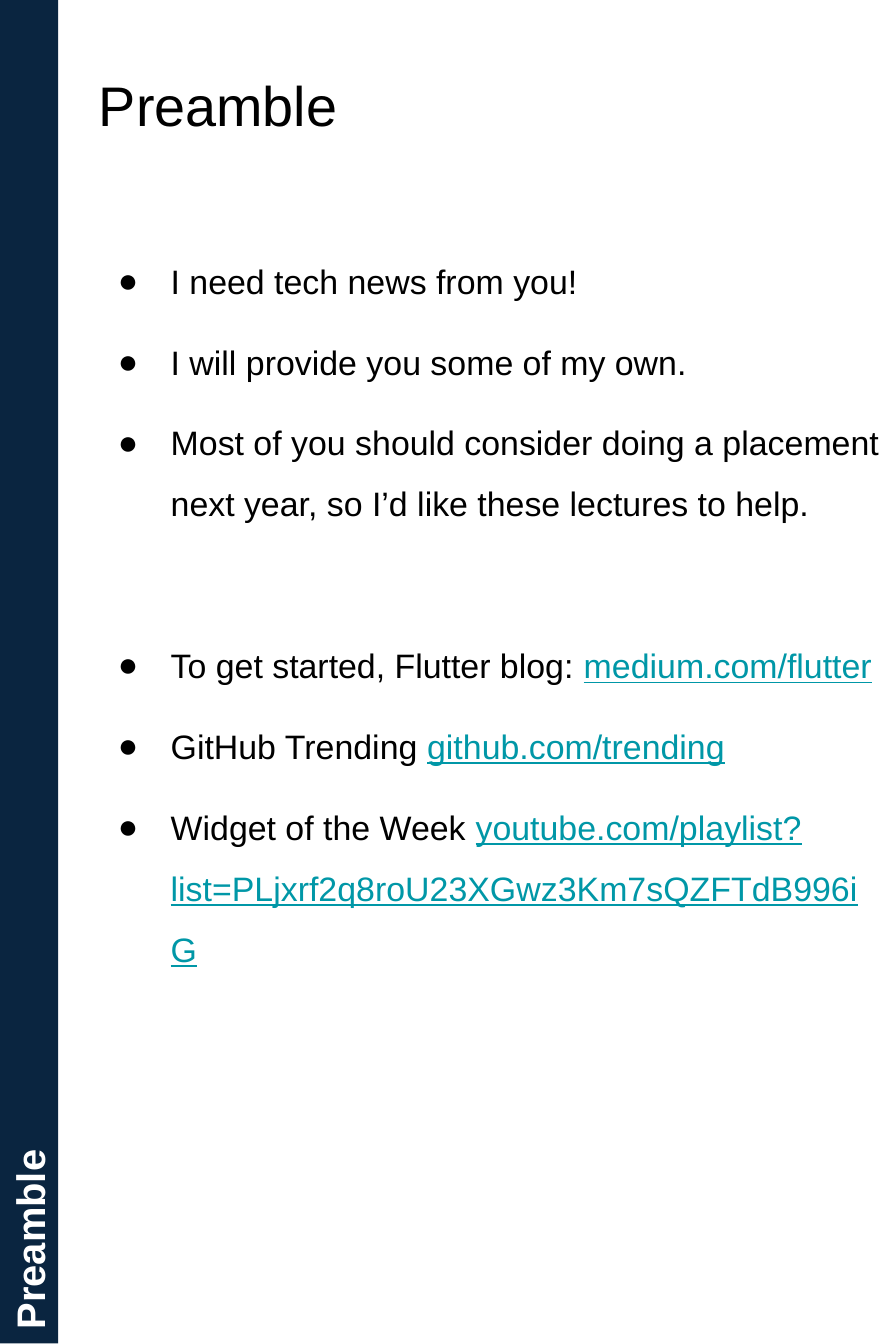
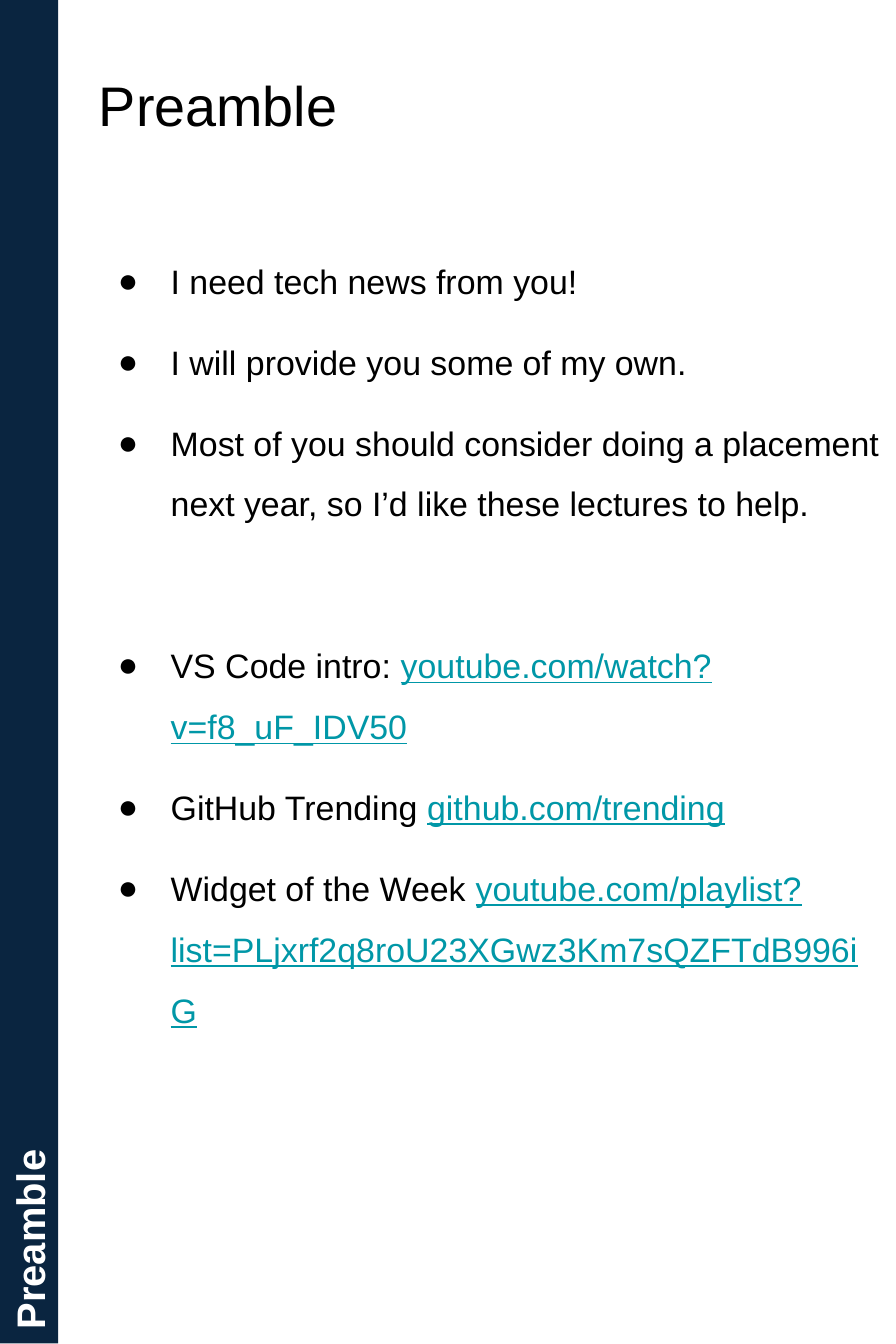
Before and after one commit to manighahrmani/sandwich_shop, a slide deck: slide 3 of lecture-1.pptx. Drawn at 896x1344 pixels with LibreOffice and Linux fonts; fonts in the diff are those of the drawing. Boxes give left, top, right and bottom in pixels: in the first picture for what was removed or moved away, otherwise in the second. Text is boxed around its words. In the diff, an @@ line names an element or a change of style, - is before the commit and + after.

Commit message:
docs: sync lecture 1 tech news, add tech news to lecture 2

```diff
--- a/lecture-1.pptx
+++ b/lecture-1.pptx
@@ text at (x1=171, y1=653, x2=712, y2=746): text changed; text colour #000000 to #0097A7 @@
-● To get started, Flutter blog: medium.com/flutter
+● VS Code intro: youtube.com/watch?v=f8_uF_IDV50
```
Also in this commit, not shown: 2 other files.
